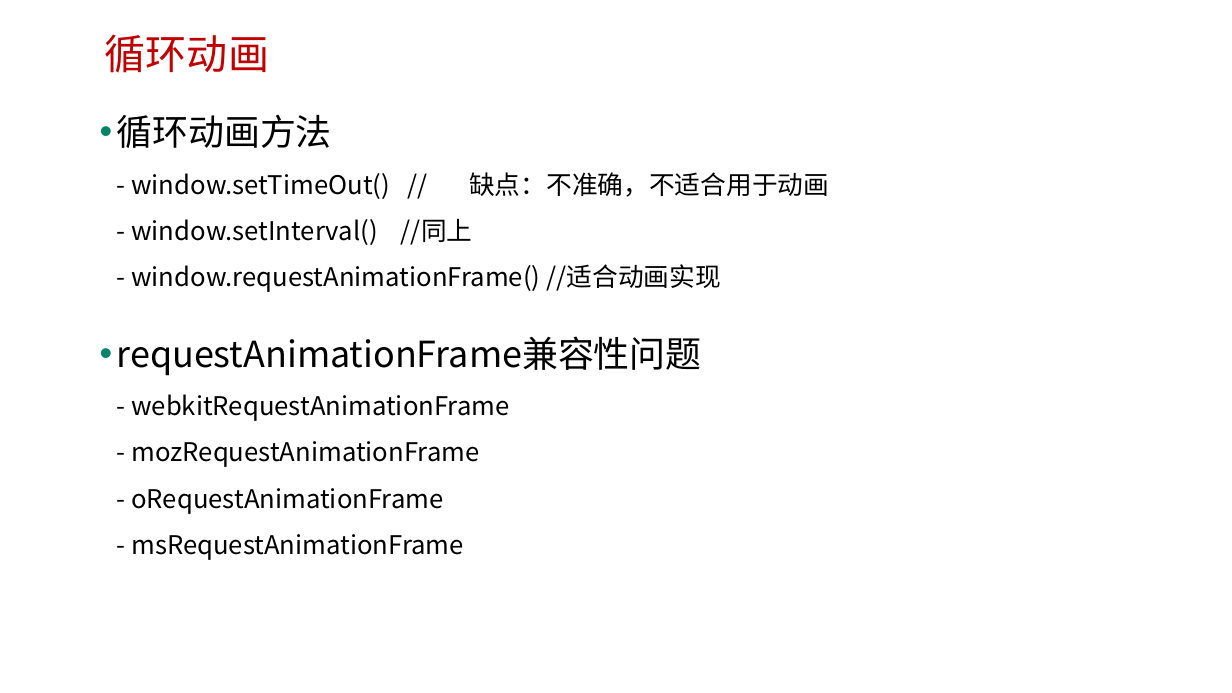
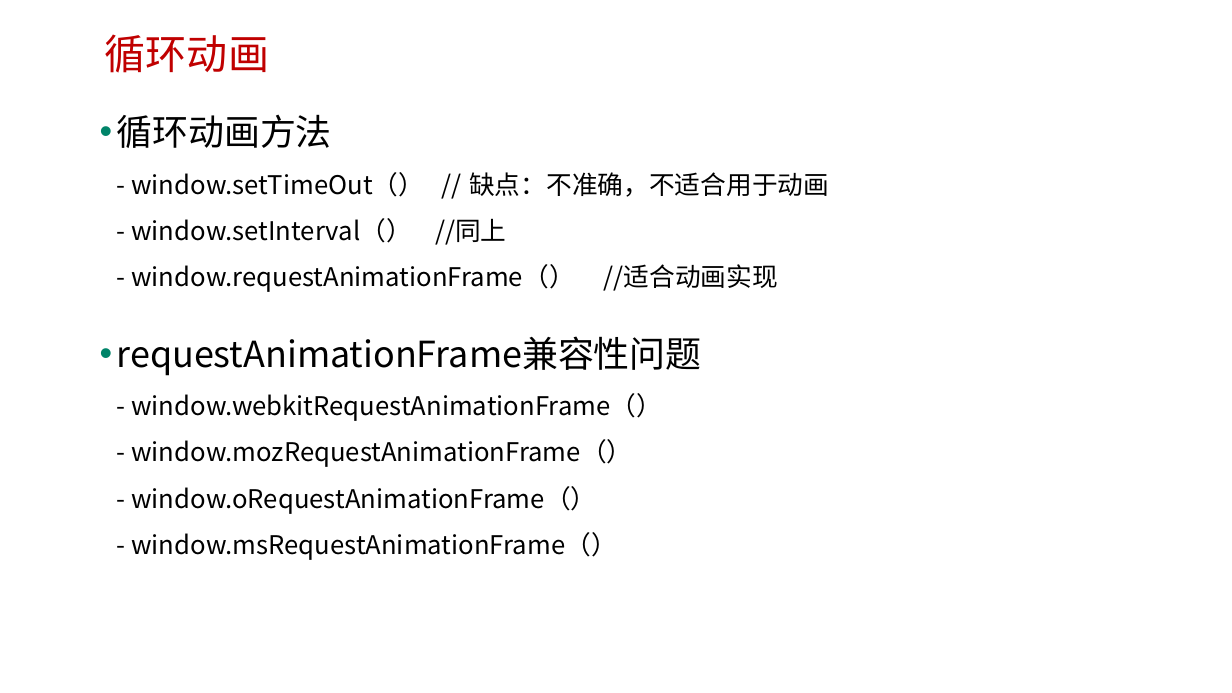
Before and after one commit to edu2act/course-H5-Animation-and-Game-Development, a slide deck: slide 3 of 课程PPT/（04）H5 Canvas动画.pptx. Drawn at 1232x693 pixels with LibreOffice and Linux fonts; fonts in the diff are those of the drawing; background and template pictures are left out. Boxes give left, top, right and bottom in pixels: in the first picture for what was removed or moved away, otherwise in the second. Text is boxed around its words. In the diff, an @@ line names an element or a change of style, - is before the commit and + after.

Commit message:
modify

```diff
--- a/课程PPT/（04）H5 Canvas动画.pptx
+++ b/课程PPT/（04）H5 Canvas动画.pptx
@@ text at <box>117,114,829,560</box>: text changed @@
-• 循环动画方法
-  - window.setTimeOut() // 缺点：不准确，不适合用于动画
-  - window.setInterval() //同上
-  - window.requestAnimationFrame() //适合动画实现
-• requestAnimationFrame兼容性问题
-  - webkitRequestAnimationFrame
-  - mozRequestAnimationFrame
-  - oRequestAnimationFrame
-  - msRequestAnimationFrame
+• 循环动画方法
+  - window.setTimeOut（） // 缺点：不准确，不适合用于动画
+  - window.setInterval（） //同上
+  - window.requestAnimationFrame（） //适合动画实现
+• requestAnimationFrame兼容性问题
+  - window.webkitRequestAnimationFrame（）
+  - window.mozRequestAnimationFrame（）
+  - window.oRequestAnimationFrame（）
+  - window.msRequestAnimationFrame（）
```
Also in this commit, not shown: 3 other slides changed.
